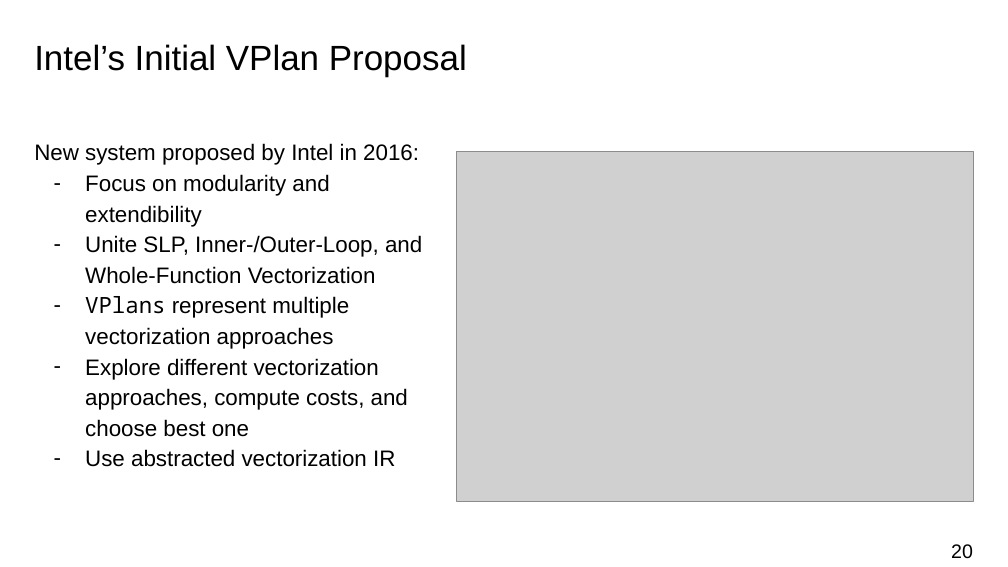
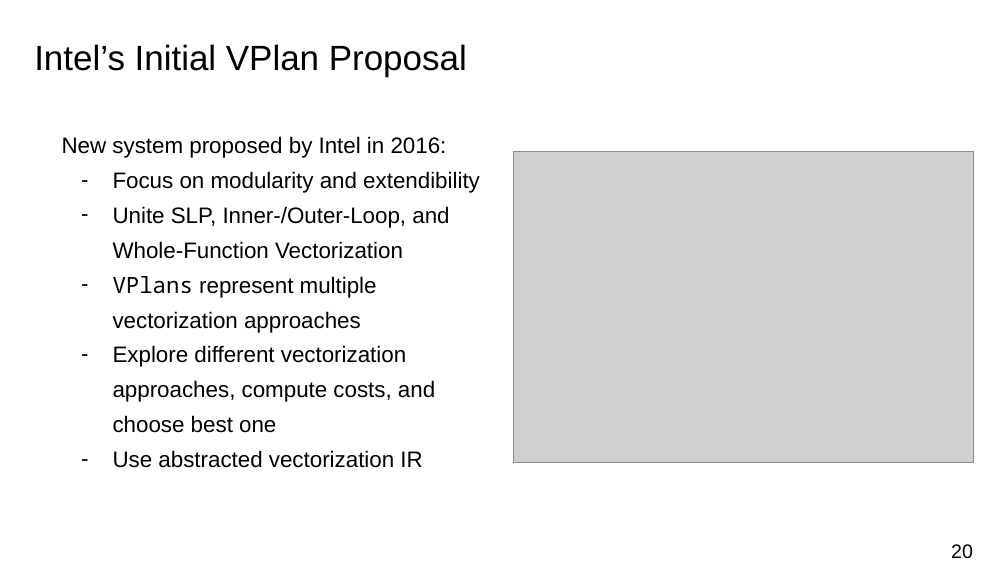
Before and after one commit to atalantus/seminar-llvm-vplan, a slide deck: slide 20 of presentation/vplan-presentation.pptx. Drawn at 1008x567 pixels with LibreOffice and Linux fonts; fonts in the diff are those of the drawing; grey boxes stand for pictures; background and template pictures are left out. Boxes give left, top, right and bottom in pixels: in the first picture for what was removed or moved away, otherwise in the second. Text is boxed around its words. In the diff, an @@ line names an element or a change of style, - is before the commit and + after.

Commit message:
presentation

```diff
--- a/presentation/vplan-presentation.pptx
+++ b/presentation/vplan-presentation.pptx
@@ text "New system proposed by Intel ...": place and size @@
-text "New system proposed by Intel ..." at (34,143,422,467)
+text "New system proposed by Intel ..." at (62,136,480,468)
@@ text "New system proposed by Intel ..." at (62,136,480,468): line spacing 1.14 to 1.3 @@
@@ picture: place and size @@
-picture at (457,151,973,502)
+picture at (514,151,974,463)
```
Also in this commit, not shown: 7 other slides changed.
